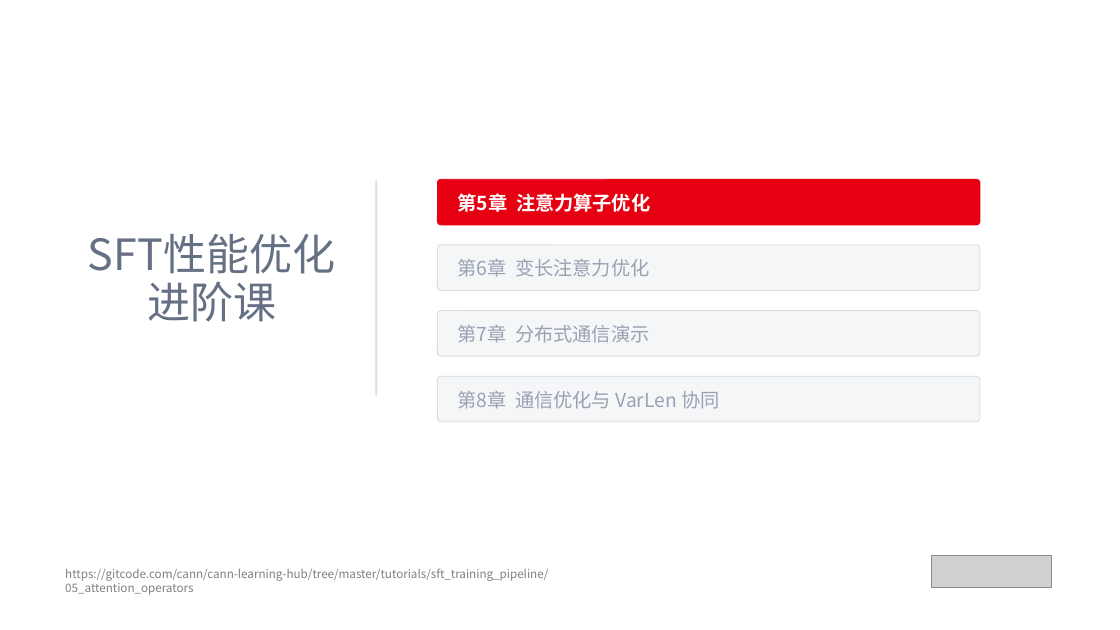
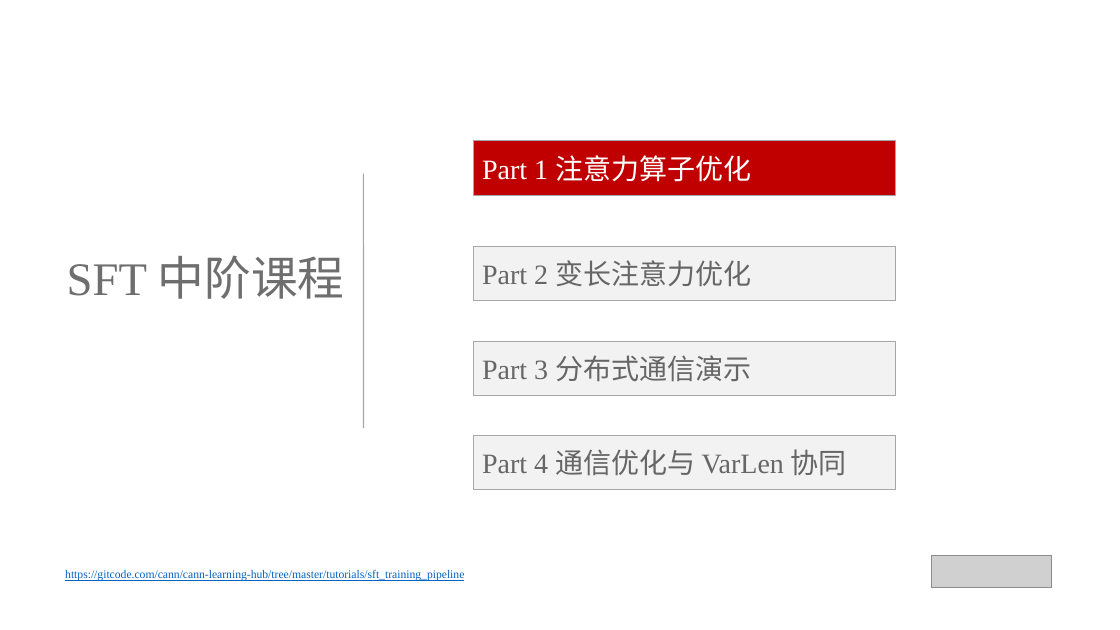
Before and after one commit to hicann/cann-learning-hub, a slide deck: slide 3 of tutorials/sft_training_pipeline/slides/02_sft_training_pipeline.pptx (slide 4 before the commit). Drawn at 1120x630 pixels with LibreOffice and Linux fonts; fonts in the diff are those of the drawing; grey boxes stand for pictures. Boxes give left, top, right and bottom in pixels: in the first picture for what was removed or moved away, otherwise in the second. Text is boxed around its words. In the diff, an @@ line names an element or a change of style, - is before the commit and + after.

Commit message:
docs: 更新 SFT/RL 中阶课程课件

# message auto-generated for no-merge-commit merge:
!1071 merge sft2 into test

docs: 更新 SFT/RL 中阶课程课件

Description: ## 描述
更新了训练课程SFT和RL部分的PPT

## 关联的Issue
不涉及ISSUE

## 测试
本次不涉及代码修改，无需测试

## 文档更新
在SFT和RL中的主README中新增对应的PPT链接地址

## 类型标签
<!--  [x] 表示选中 -->
- [ ] Bug修复
- [ ] 新特性
- [ ] 内容优化
- [x] 其他，请描述：更新课程PPT

## 其他信息
<!-- 在这里可以添加任何与这个 Pull Request 相关的其他说明。 -->

See merge request: cann/cann-learning-hub!1071

```diff
--- a/tutorials/sft_training_pipeline/slides/02_sft_training_pipeline.pptx
+++ b/tutorials/sft_training_pipeline/slides/02_sft_training_pipeline.pptx
@@ rectangle "Part 1 注意力算子优化": place and size @@
-rectangle "Part 1 注意力算子优化" at <box>438,180,981,225</box>
+rectangle "Part 1 注意力算子优化" at <box>474,140,896,195</box>
@@ rectangle "Part 1 注意力算子优化" at <box>474,140,896,195</box>: rounded rectangle to rectangle; fill #E60012 to #C00000; outline #E60012 0.75 pt to #A6A6A6 0.75 pt @@
@@ line moved from (376, 181) - (376, 396) to (364, 174) - (364, 429) @@
@@ line (364, 174) - (364, 429): stroke #D9DCE1 1.5 pt to #A6A6A6 1 pt @@
@@ text in rectangle at <box>482,155,751,182</box>: text changed; size 16.5 to 24 pt; font Noto Sans CJK SC to Times New Roman; bold off @@
-第5章 注意力算子优化
+Part 1 注意力算子优化
@@ text at <box>67,255,345,299</box>: text changed; size 36.9 to 40 pt; font Noto Sans CJK SC to Times New Roman; text colour #667085 to #6E6E6E @@
-SFT性能优化
-进阶课
+SFT 中阶课程
@@ rectangle "Part 2 变长注意力优化": place and size @@
-rectangle "Part 2 变长注意力优化" at <box>438,245,981,291</box>
+rectangle "Part 2 变长注意力优化" at <box>474,246,896,301</box>
@@ text in rectangle at <box>482,260,751,286</box>: text changed; size 16.5 to 24 pt; font Noto Sans CJK SC to Times New Roman; text colour #98A2B3 to #666666 @@
-第6章 变长注意力优化
+Part 2 变长注意力优化
@@ rectangle "Part 3 分布式通信演示": place and size @@
-rectangle "Part 3 分布式通信演示" at <box>438,311,981,356</box>
+rectangle "Part 3 分布式通信演示" at <box>474,341,896,395</box>
@@ text in rectangle at <box>482,355,751,382</box>: text changed; size 16.5 to 24 pt; font Noto Sans CJK SC to Times New Roman; text colour #98A2B3 to #666666 @@
-第7章 分布式通信演示
+Part 3 分布式通信演示
@@ rounded rectangle to rectangle; fill #F5F6F7 to #F2F2F2; outline #D9DCE1 0.75 pt to #A6A6A6 0.75 pt in 3 elements at <box>474,246,896,301</box>, <box>474,341,896,395</box>, <box>474,435,896,489</box> @@
@@ rectangle "Part 4 通信优化与 VarLen 协同": place and size @@
-rectangle "Part 4 通信优化与 VarLen 协同" at <box>438,376,981,422</box>
+rectangle "Part 4 通信优化与 VarLen 协同" at <box>474,435,896,489</box>
@@ text in rectangle at <box>482,449,847,476</box>: text changed; size 16.5 to 24 pt; font Noto Sans CJK SC to Times New Roman; text colour #98A2B3 to #666666 @@
-第8章 通信优化与 VarLen 协同
+Part 4 通信优化与 VarLen 协同
@@ text at <box>65,570,464,581</box>: text changed; font Noto Sans CJK SC to Times New Roman; text colour #808080 to #0563C1 @@
-https://gitcode.com/cann/cann-learning-hub/tree/master/tutorials/sft_training_pipeline/05_attention_operators
+https://gitcode.com/cann/cann-learning-hub/tree/master/tutorials/sft_training_pipeline
```
Also in this commit, not shown: 5 other slides changed, 30 slides added, 31 slides removed, 1 other file.
